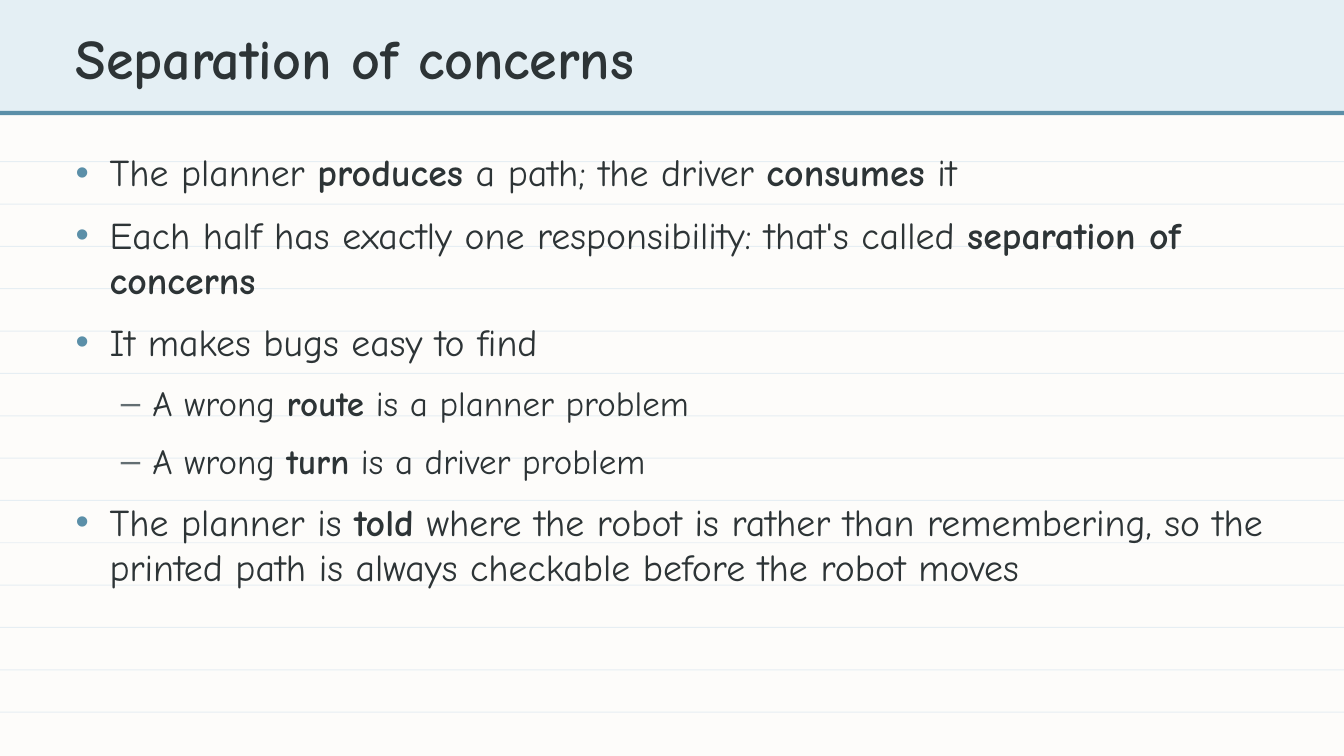
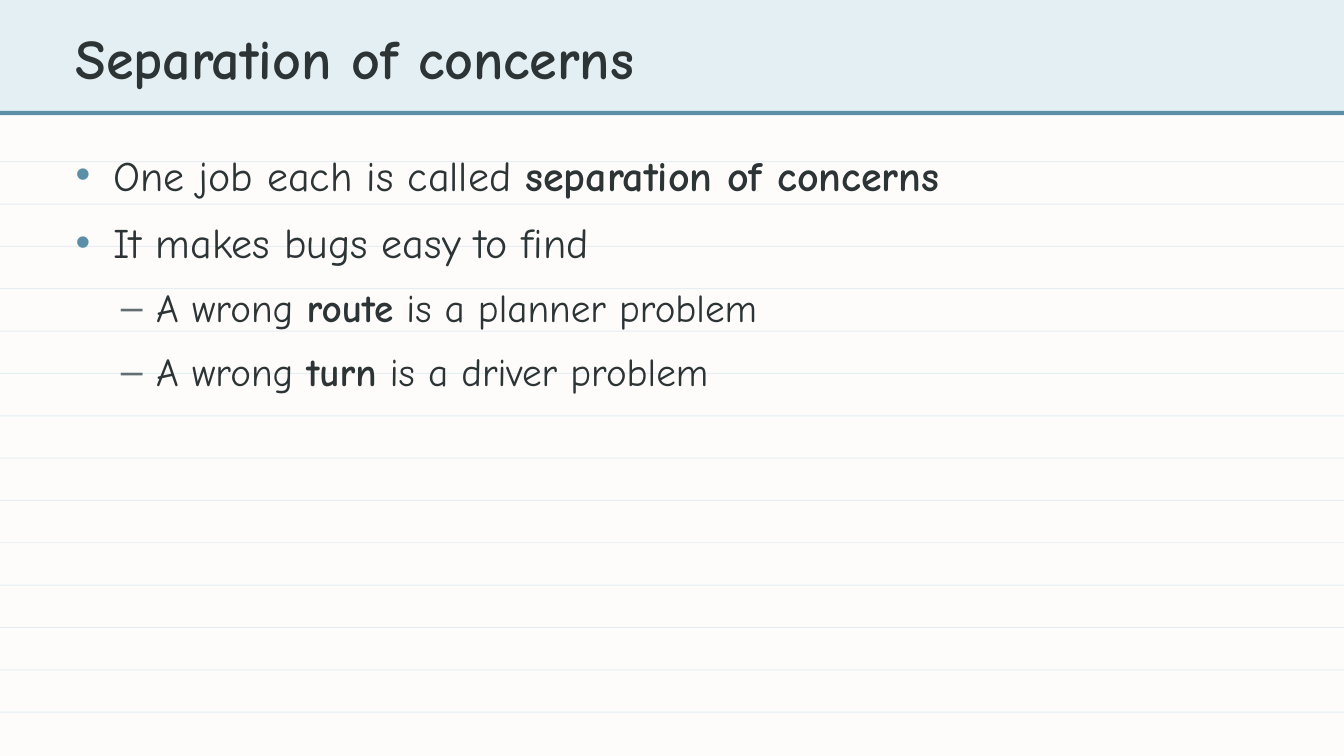
Before and after one commit to bradamiller/LearningPython, a slide deck: slide 11 of static/slides/module-04-manhattan/module-4-lesson-00-overview.pptx (slide 13 before the commit). Drawn at 1344x756 pixels with LibreOffice and Linux fonts; fonts in the diff are those of the drawing. Boxes give left, top, right and bottom in pixels: in the first picture for what was removed or moved away, otherwise in the second. Text is boxed around its words. In the diff, an @@ line names an element or a change of style, - is before the commit and + after.

```diff
--- a/static/slides/module-04-manhattan/module-4-lesson-00-overview.pptx
+++ b/static/slides/module-04-manhattan/module-4-lesson-00-overview.pptx
@@ text at [113, 162, 939, 199]: text changed; size 27 to 30 pt; bold on @@
-• The planner produces a path; the driver consumes it
-• Each half has exactly one responsibility: that's called separation of concerns
+• One job each is called separation of concerns
@@ text at [113, 229, 757, 394]: size 27 to 30 pt in "It makes bugs easy to find"; size 25 to 28 pt in "A wrong route is a planner problem", "A wrong turn is a driver problem"; indent changed @@
@@ text at [110, 510, 1263, 589]: paragraph removed @@
-• The planner is told where the robot is rather than remembering, so the printed path is always checkable before the robot moves
```
Also in this commit, not shown: 5 other slides changed, 8 slides added, 1 slide removed, 11 other files.
